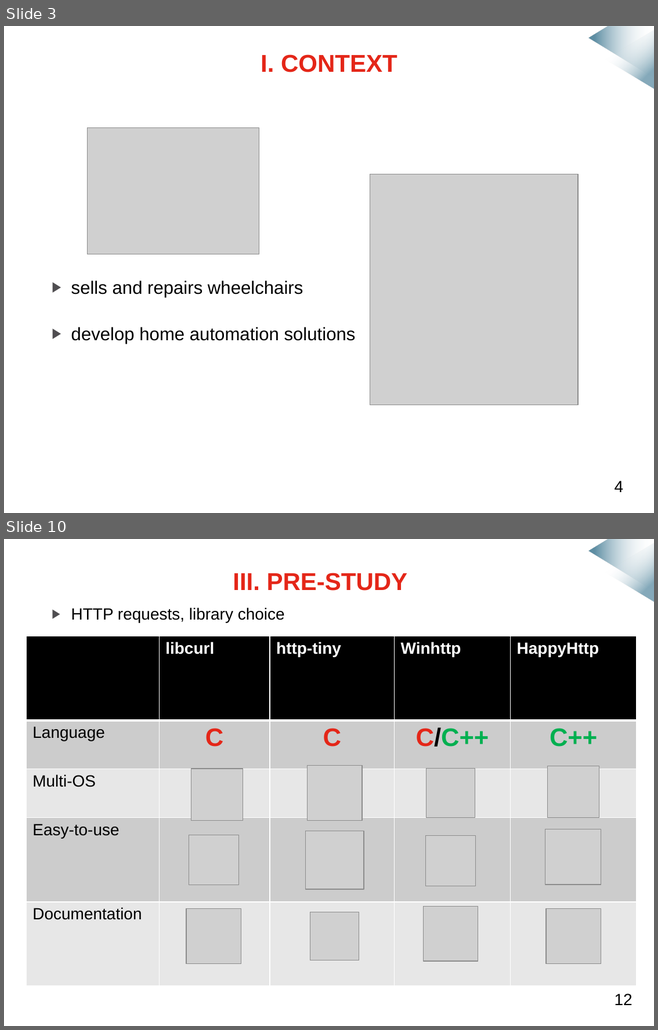
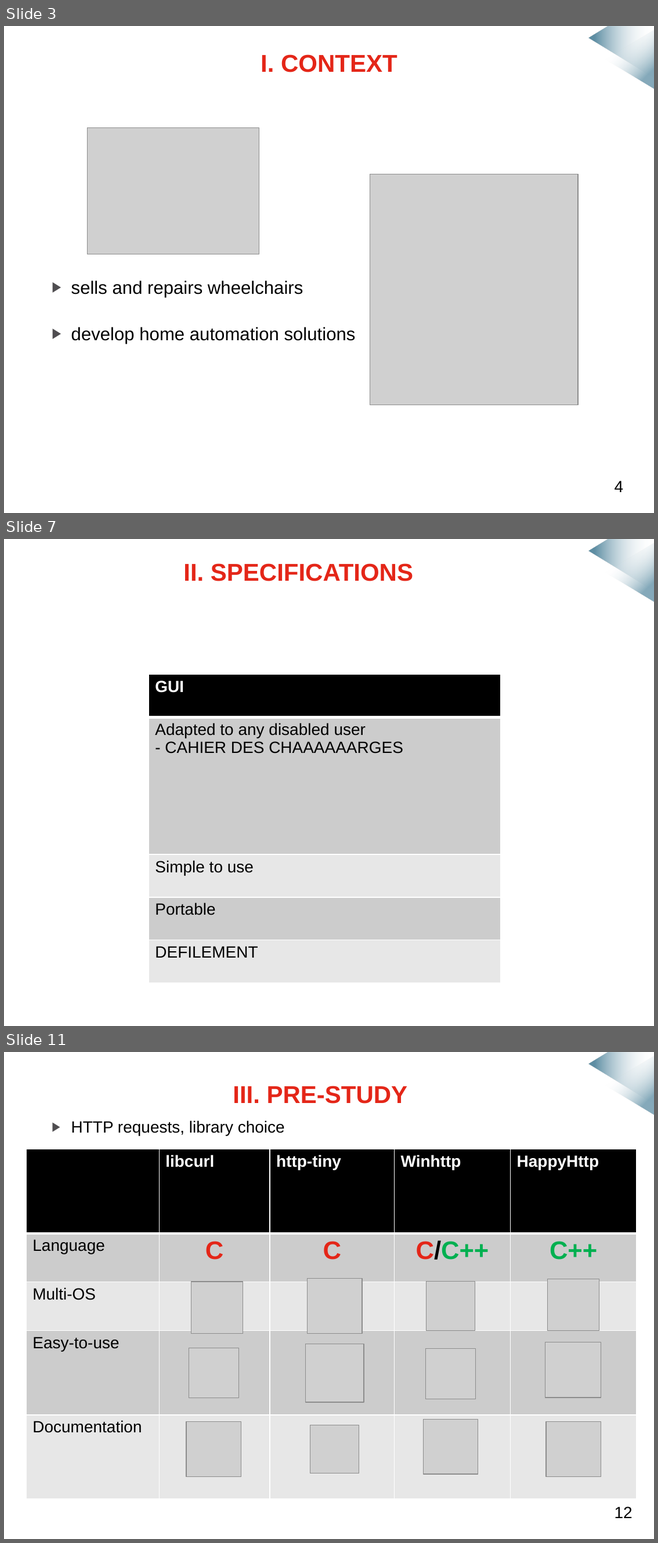
Before and after one commit to mmeven/EP_Domotique_Tablette, a slide deck: Rendu/Diapo_prototype_janvier.pptx. Shown one above the other, each under a label of ours: slides 3 and 10 before the commit, slides 3, 7 and 11 after it; the slides between them are not shown. The pictures are 658x1030 and 658x1543 pixels, drawn with LibreOffice and Linux fonts; fonts in the diff are those of the drawing; grey boxes stand for pictures; background and template pictures are left out. Boxes give left, top, right and bottom in pixels: in the first picture for what was removed or moved away, otherwise in the second. Text is boxed around its words. In the diff, an @@ line names an element or a change of style, - is before the commit and + after.

```diff
--- a/Rendu/Diapo_prototype_janvier.pptx
+++ b/Rendu/Diapo_prototype_janvier.pptx
@@ slide 7 added at bbox=[4, 539, 654, 1026], background #FFFFFF; not listed: 2 template elements that a slide beside it also shows @@
@@ title added at bbox=[183, 563, 413, 581], 27 pt, text #E42618, bold @@
+II. SPECIFICATIONS
@@ table added at bbox=[149, 675, 500, 983], 5 rows, 1 columns @@
+GUI
+Adapted to any disabled user / - CAHIER DES CHAAAAAARGES
+Simple to use
+Portable
+DEFILEMENT
@@ what was slide 10 is now slide 11 @@
```
Also in this commit, not shown: 10 slides changed, 3 other slides added, 3 slides removed.
